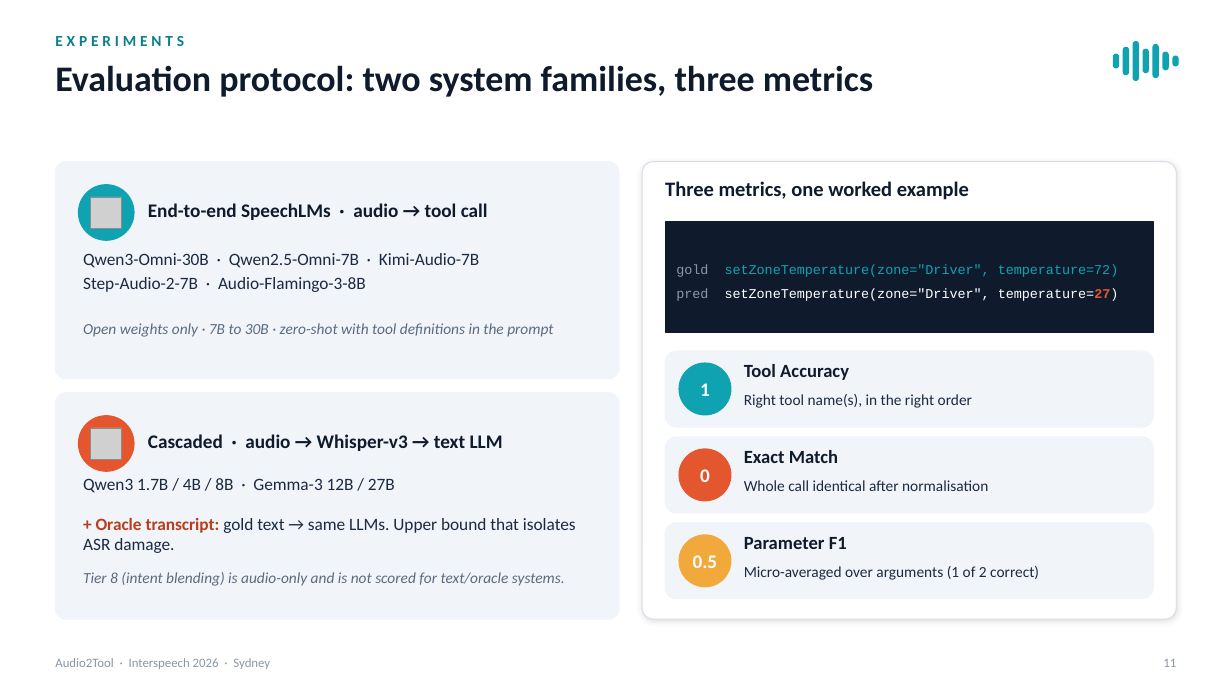
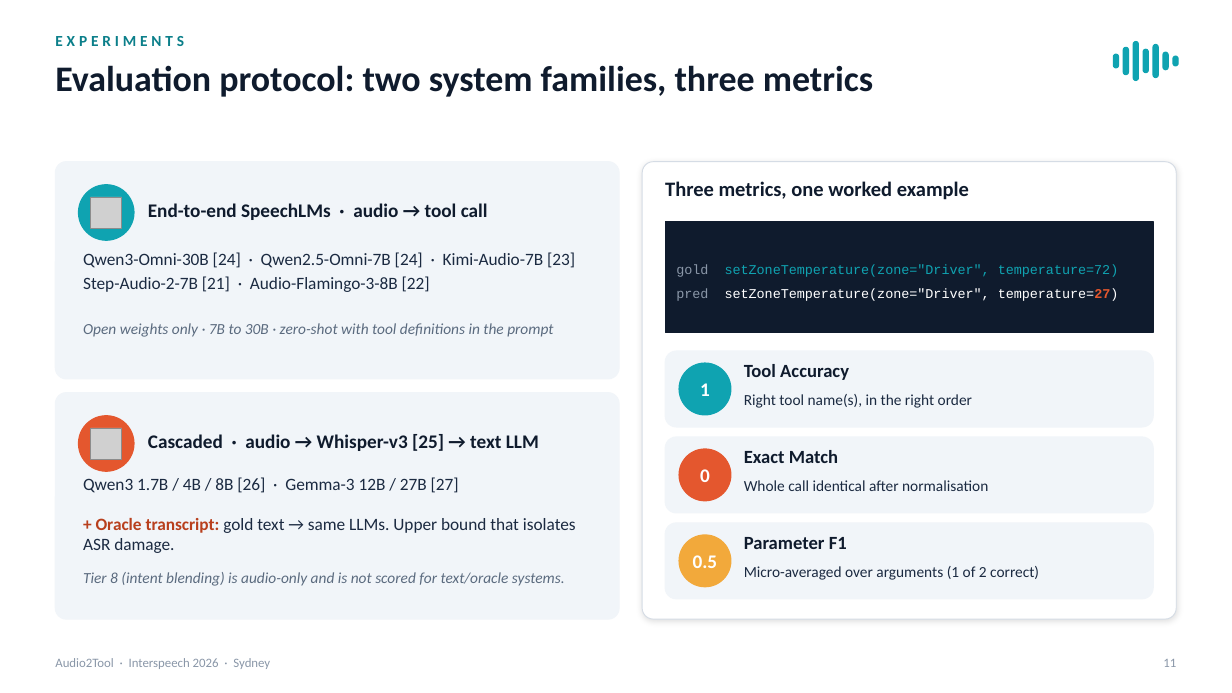
Before and after one commit to RamitPahwa/Audio2Tool, a slide deck: slide 11 of presentation/Audio2Tool_Interspeech2026_Oral.pptx. Drawn at 1232x693 pixels with LibreOffice and Linux fonts; fonts in the diff are those of the drawing; grey boxes stand for pictures. Boxes give left, top, right and bottom in pixels: in the first picture for what was removed or moved away, otherwise in the second. Text is boxed around its words. In the diff, an @@ line names an element or a change of style, - is before the commit and + after.

```diff
--- a/presentation/Audio2Tool_Interspeech2026_Oral.pptx
+++ b/presentation/Audio2Tool_Interspeech2026_Oral.pptx
@@ text at bbox=[83, 252, 575, 292]: text changed @@
-Qwen3-Omni-30B · Qwen2.5-Omni-7B · Kimi-Audio-7B
-Step-Audio-2-7B · Audio-Flamingo-3-8B
+Qwen3-Omni-30B [24] · Qwen2.5-Omni-7B [24] · Kimi-Audio-7B [23]
+Step-Audio-2-7B [21] · Audio-Flamingo-3-8B [22]
@@ text at bbox=[148, 434, 539, 451]: text changed @@
-Cascaded · audio → Whisper-v3 → text LLM
+Cascaded · audio → Whisper-v3 [25] → text LLM
@@ text at bbox=[83, 477, 459, 493]: text changed @@
-Qwen3 1.7B / 4B / 8B · Gemma-3 12B / 27B
+Qwen3 1.7B / 4B / 8B [26] · Gemma-3 12B / 27B [27]
```
Also in this commit, not shown: 6 other slides changed, 3 other files.
